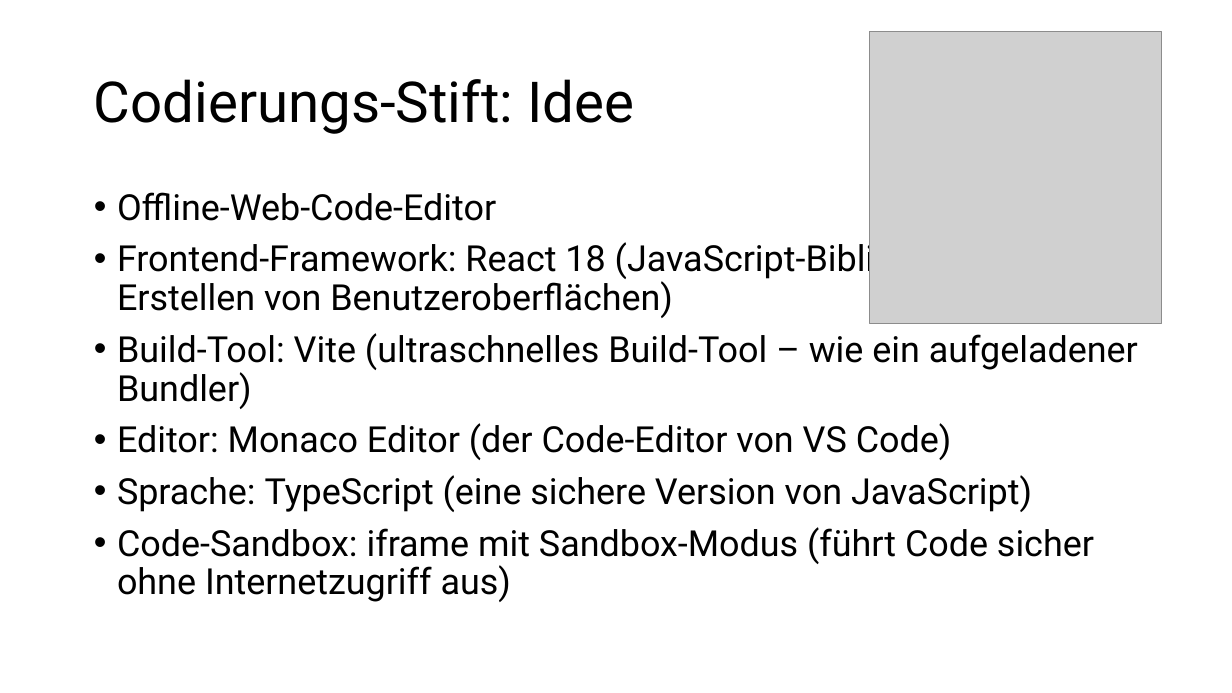
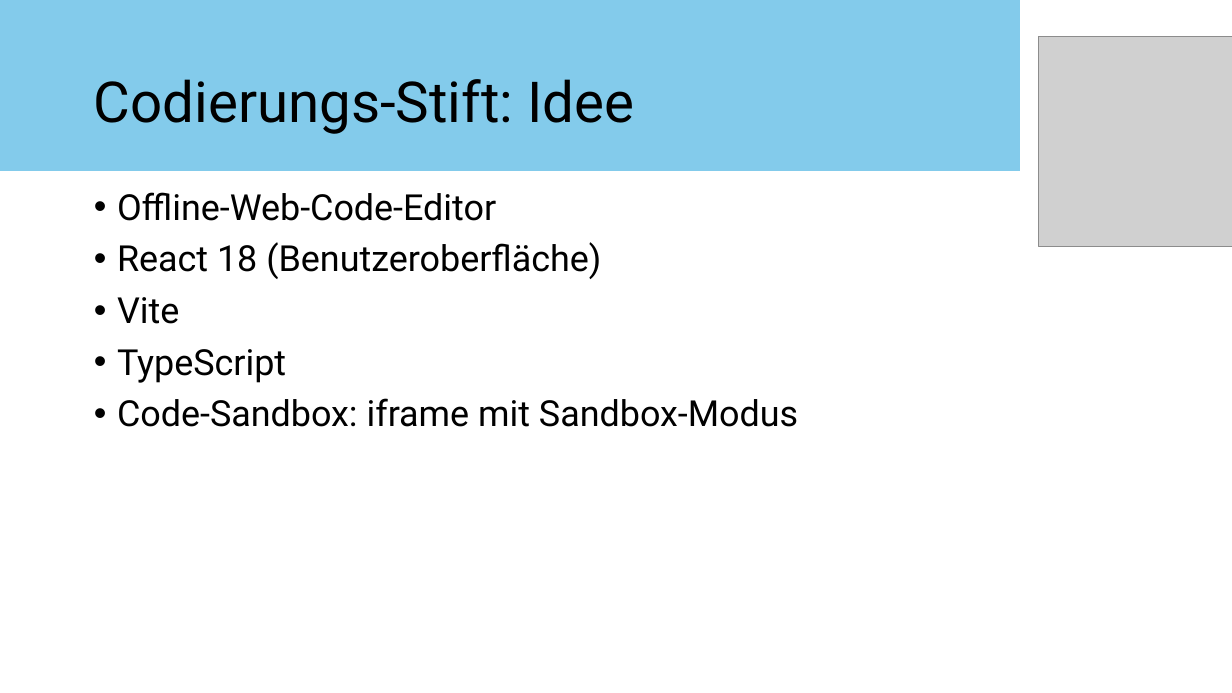
Before and after one commit to BigmacMarc/CodierungsStift, a slide deck: slide 3 of Bresendasyon/Codierungs-Stift.odp. Drawn at 1232x693 pixels with LibreOffice and Linux fonts; fonts in the diff are those of the drawing; grey boxes stand for pictures. Boxes give left, top, right and bottom in pixels: in the first picture for what was removed or moved away, otherwise in the second. Text is boxed around its words. In the diff, an @@ line names an element or a change of style, - is before the commit and + after.

```diff
--- a/Bresendasyon/Codierungs-Stift.odp
+++ b/Bresendasyon/Codierungs-Stift.odp
@@ freeform shape added at (0, 0, 1020, 171), fill #83CBEB @@
@@ picture removed at (870, 31, 1162, 323) @@
@@ picture removed at (895, 37, 1163, 305) @@
@@ picture at (1039, 37, 1232, 246): rotation 90 to 0 degrees @@
@@ text at (117, 242, 798, 427): text changed @@
-• Frontend-Framework: React 18 (JavaScript-Bibliothek zum Erstellen von Benutzeroberflächen)
-• Build-Tool: Vite (ultraschnelles Build-Tool – wie ein aufgeladener Bundler)
-• Editor: Monaco Editor (der Code-Editor von VS Code)
-• Sprache: TypeScript (eine sichere Version von JavaScript)
-• Code-Sandbox: iframe mit Sandbox-Modus (führt Code sicher ohne Internetzugriff aus)
+• React 18 (Benutzeroberfläche)
+• Vite
+• TypeScript
+• Code-Sandbox: iframe mit Sandbox-Modus
```
Also in this commit, not shown: 2 other slides changed, 1 slide added.
